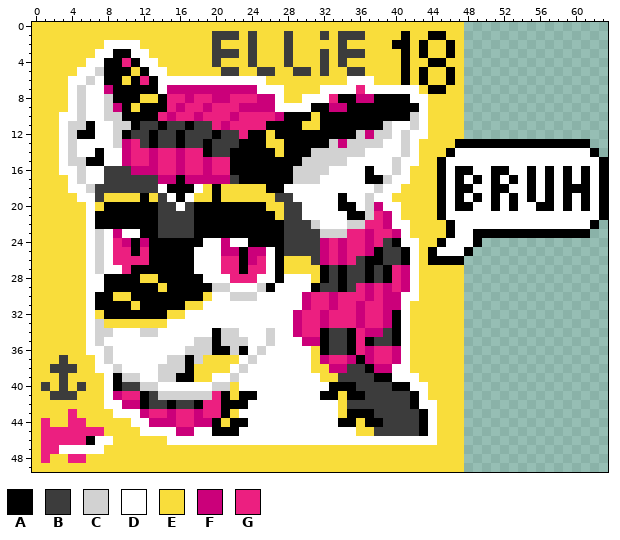
A pixel-art sprite gets an edit: Images/EL1_WPlace_bruh.png. Above: the version before the commit.
The file is 64x50 pixels.
Palette (. is transparent): A #000000  B #3c3c3c  C #d2d2d2  D #ffffff  E #f9dd3b  F #cb007a  G #ec1f80
Pixels before (only the part around the change), first column x 34:
 1 BBBEEEEAEEAAEE................
 2 BEEEEEAAEAEEAE................
 3 BBBEEEEAEAEEAE................
 4 BEEEEEEAEEAAEE................
 5 EBBEEEEAEAEEAE................
 6 EDDDEEEAEAEEAE................
 7 DDGDDDDDDEAAEE................
 8 AAFFAAAADDEEEE................
 9 FAAAAAAAADEEEE................
10 AAAAAAAACDEEEE................
11 AAAAACDDCDEEEE................
12 AACFCCDCDDEEEE................
13 FCCCCDDCDEEEEAAAAAAAAAAAAAAA..
14 CCCDDDDCDEEEADDDDDDDDDDDDDDDA.
15 CDDDDDCDDEEADDDDDDDDDDDDDDDDDA
16 DDDADDCDEEEADAADDAADDADADADADA
17 DDDAACDDEEEADADADADADADADADADA
18 DDDDCDDEEEEADAADDAADDADADAAADA
19 ADDCDDEEEEEADADADADADADADADADA
20 AADCFDDEEEEADAADDADADDAADADADA
21 DAACGFDEEEEADDDDDDDDDDDDDDDDDA
22 DCCGGFDDEEEEADDDDDDDDDDDDDDDA.
23 CGGFGGFDEEEEADDAAAAAAAAAAAAA..
24 FGGFGBADDEEADDDA..............
25 FGGFABBADEADDDA...............
26 FGBAABBADEAAAA................
27 ABBABAGFDEEEEE................
28 ABBABAGFDEEEEE................
29 ABGFGFGFDEEEEE................
30 GGGFGFFDDEEEEE................
31 GGFGGFFDEEEEEE................
32 GGFGGFADEEEEEE................
33 GGFGGFADEEEEEE................
34 BAGFFBADEEEEEE................
35 BAGABBADEEEEEE................
36 BAGFGGFDEEEEEE................
37 GFAFGGFDEEEEEE................
38 FBBAFFDDEEEEEE................
39 BBBBAADDDEEEEE................
40 AABBBBAADDEEEE................
Once edited:
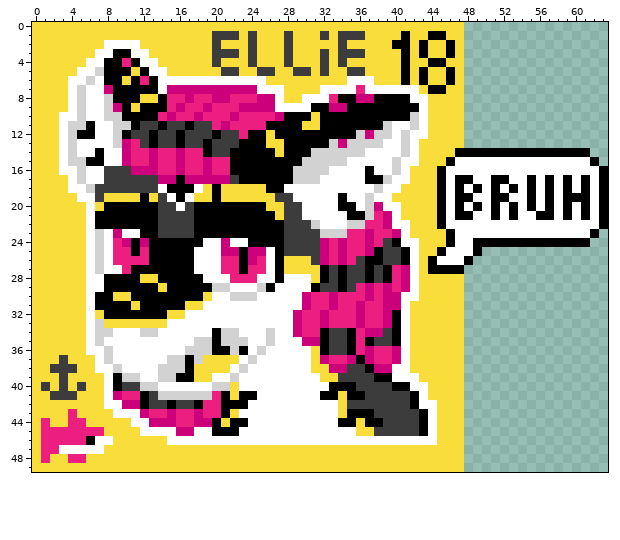
What changed:
{"y":13,"x":47,"old":"AAAAAAAAAAAAAAA","new":"E.............."}
{"y":14,"x":46,"old":"ADDDDDDDDDDDDDDDA","new":"EAAAAAAAAAAAAAAA."}
{"y":15,"x":45,"old":"AD","new":"EA"}
{"y":15,"x":62,"old":"DA","new":"A."}
{"y":16,"x":47,"old":"AA","new":"DD"}
{"y":16,"x":51,"old":"AA","new":"DD"}
{"y":16,"x":55,"old":"A","new":"D"}
{"y":16,"x":57,"old":"A","new":"D"}
{"y":16,"x":59,"old":"A","new":"D"}
{"y":16,"x":61,"old":"A","new":"D"}
{"y":17,"x":48,"old":"DA","new":"AD"}
{"y":17,"x":52,"old":"DA","new":"AD"}
{"y":18,"x":48,"old":"AD","new":"DA"}
{"y":18,"x":52,"old":"AD","new":"DA"}
{"y":18,"x":60,"old":"A","new":"D"}
{"y":19,"x":48,"old":"DA","new":"AD"}
{"y":19,"x":52,"old":"DA","new":"AD"}
{"y":19,"x":60,"old":"D","new":"A"}
{"y":20,"x":48,"old":"AD","new":"DA"}
{"y":20,"x":55,"old":"DA","new":"AD"}
{"y":21,"x":47,"old":"DD","new":"AA"}
{"y":21,"x":51,"old":"D","new":"A"}
{"y":21,"x":53,"old":"D","new":"A"}
{"y":21,"x":56,"old":"DD","new":"AA"}
{"y":21,"x":59,"old":"D","new":"A"}
{"y":21,"x":61,"old":"D","new":"A"}
{"y":22,"x":45,"old":"EA","new":"AD"}
{"y":22,"x":62,"old":"A.","new":"DA"}
{"y":23,"x":49,"old":"AAAAAAAAAAAAA.","new":"DDDDDDDDDDDDDA"}
{"y":24,"x":45,"old":"AD","new":"EA"}
{"y":24,"x":50,"old":"............","new":"AAAAAAAAAAAA"}
{"y":25,"x":44,"old":"AD","new":"EA"}
{"y":25,"x":48,"old":"A.","new":"DA"}
{"y":26,"x":45,"old":"AAA.","new":"DDDA"}
{"y":27,"x":44,"old":"EEEE","new":"AAAA"}
{"label":"changed","picture_box":[428,139,608,274]}
